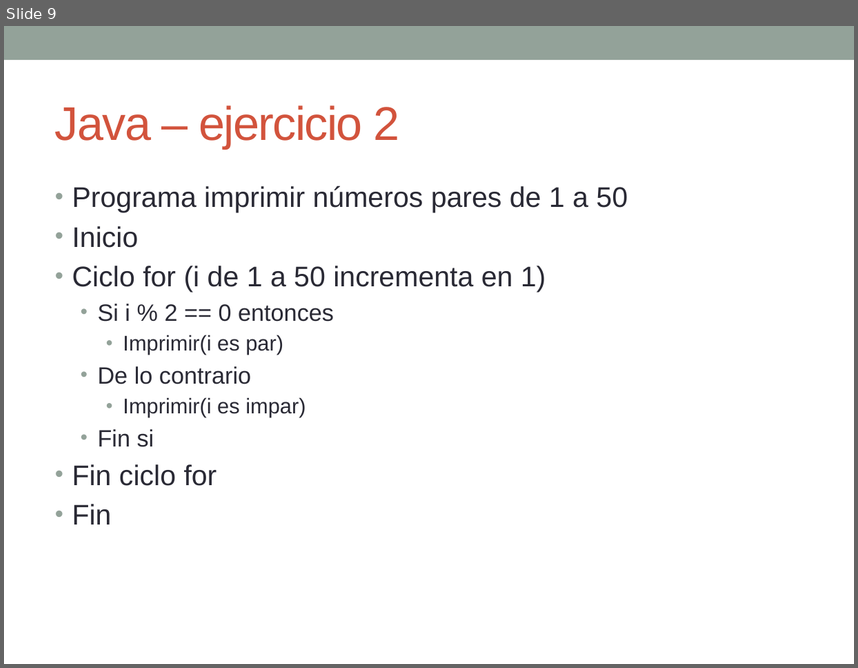
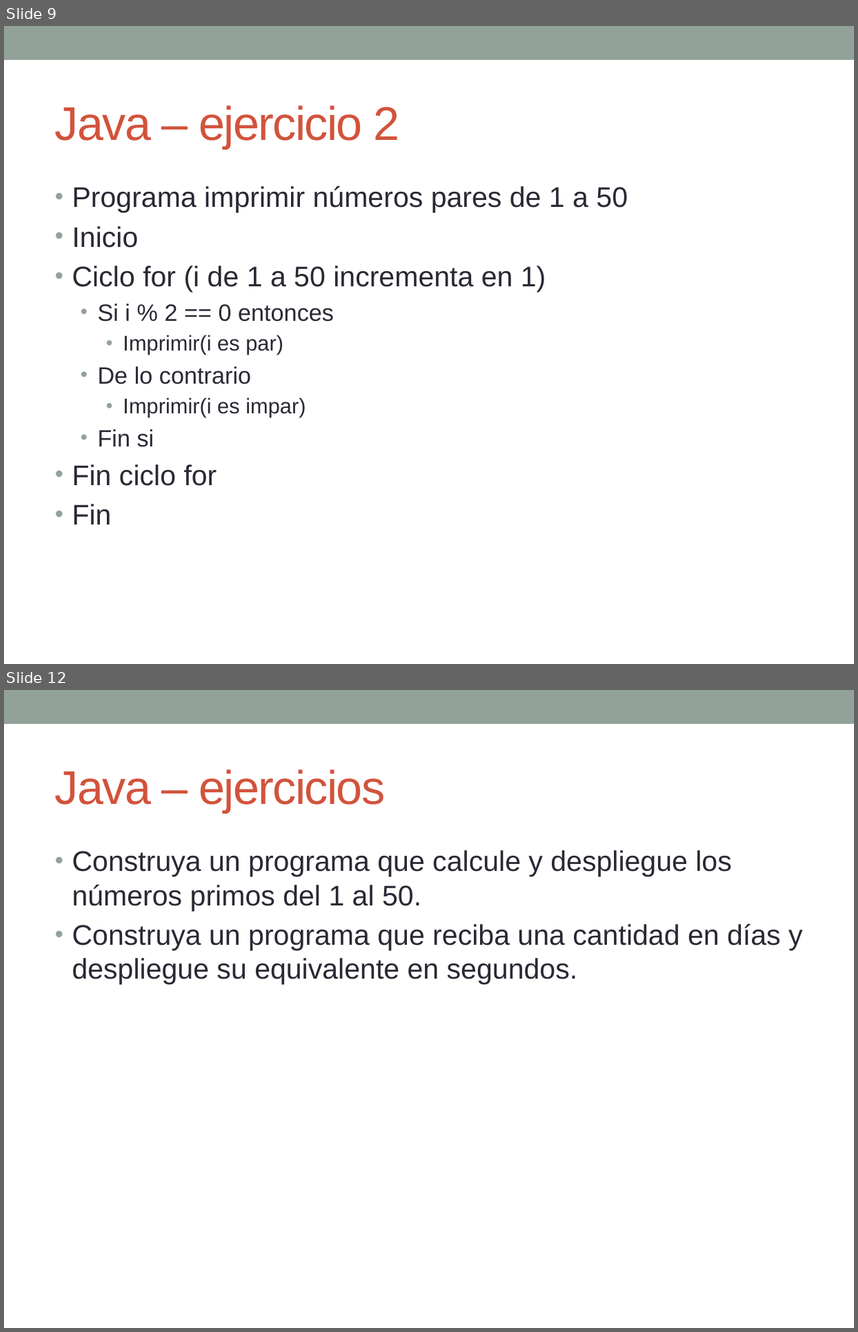
Before and after one commit to clases-Esteban/progra1, a slide deck: Semana 3.pptx. Shown one above the other, each under a label of ours: slide 9 before the commit, slides 9 and 12 after it; the slides between them are not shown. The pictures are 858x668 and 858x1332 pixels, drawn with LibreOffice and Linux fonts; fonts in the diff are those of the drawing. Boxes give left, top, right and bottom in pixels: in the first picture for what was removed or moved away, otherwise in the second. Text is boxed around its words. In the diff, an @@ line names an element or a change of style, - is before the commit and + after.

Commit message:
ejercicios semana 4, misma presentacion de semana 3

```diff
--- a/Semana 3.pptx
+++ b/Semana 3.pptx
@@ slide 12 added at bbox=[4, 690, 854, 1328], background #FFFFFF; not listed: 1 template element that a slide beside it also shows @@
@@ title added at bbox=[55, 769, 386, 813], 40 pt, text #D2533C @@
+Java – ejercicios
@@ text added at bbox=[72, 850, 803, 985], 24 pt, text #292934 @@
+• Construya un programa que calcule y despliegue los números primos del 1 al 50.
+• Construya un programa que reciba una cantidad en días y despliegue su equivalente en segundos.
```
Also in this commit, not shown: 2 other slides added, 15 other files.
